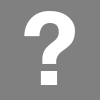
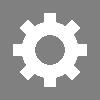
Revision of a layered (100, 100) image; what changed, layer by layer:
hid "?" over [24, 11, 75, 85]
showed "Action #4", painted on it over [13, 13, 87, 87]
